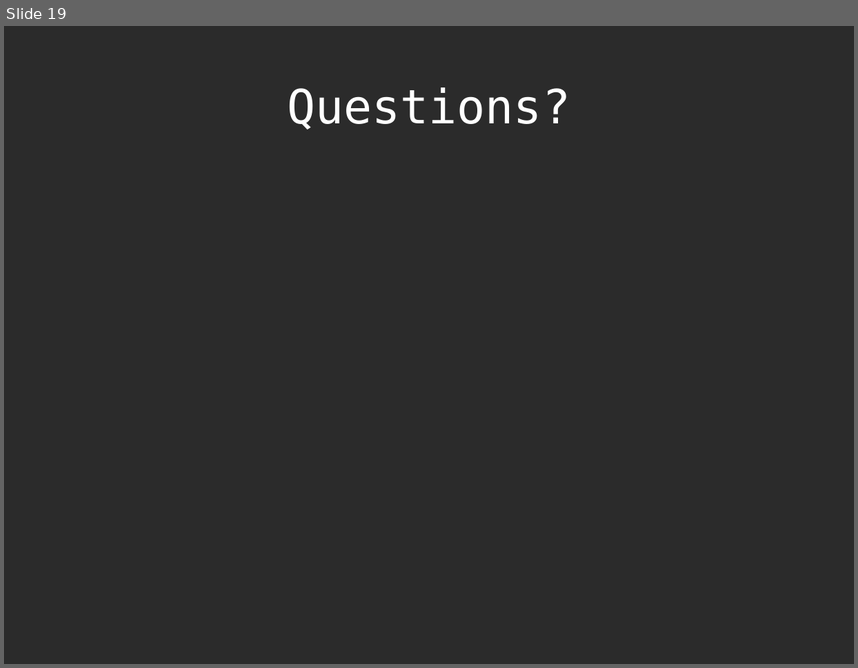
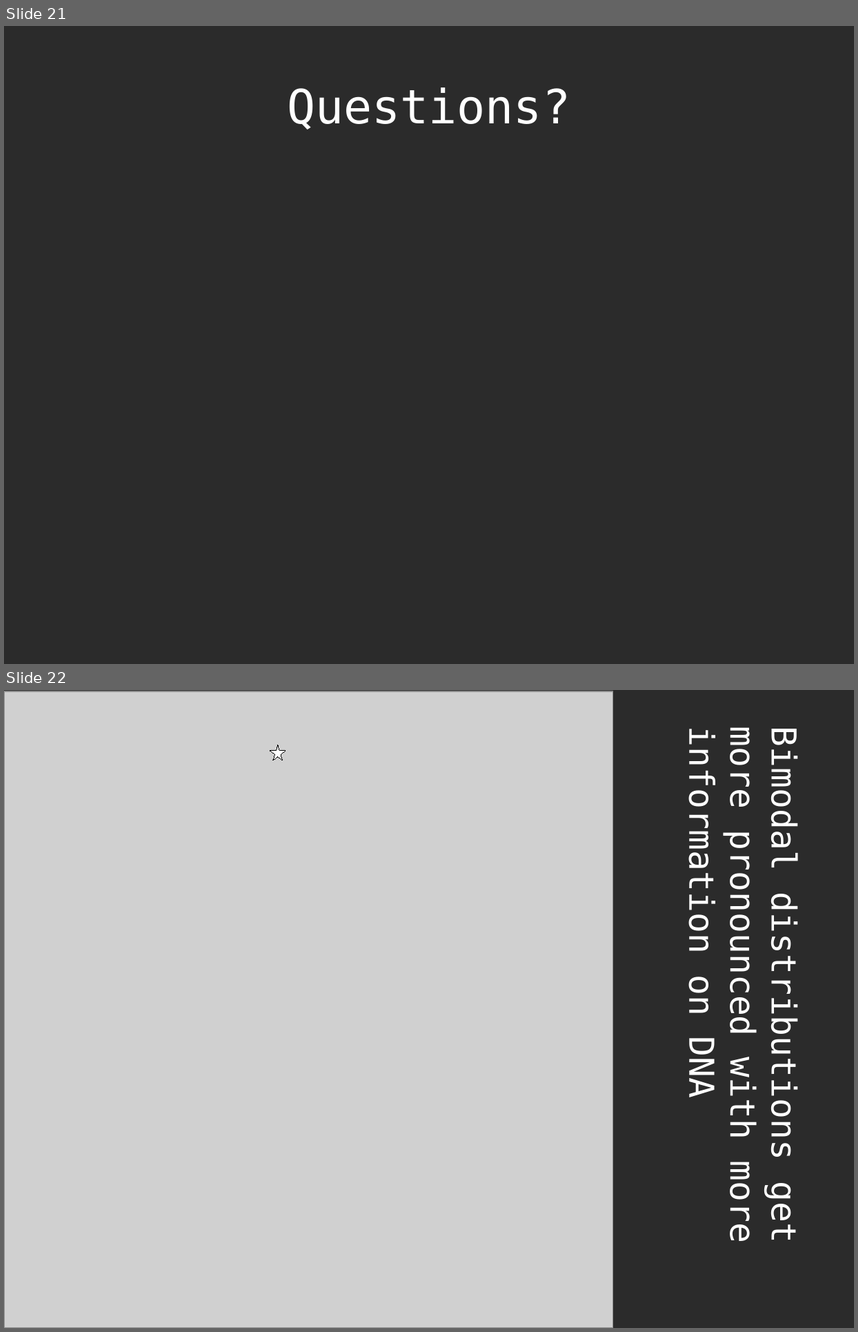
Before and after one commit to richelbilderbeek/Science, a slide deck: Bilderbeek20161214TeceMeeting/20161214TeceMeeting.odp. Shown one above the other, each under a label of ours: slide 19 before the commit, slides 21 and 22 after it. The pictures are 858x668 and 858x1332 pixels, drawn with LibreOffice and Linux fonts; fonts in the diff are those of the drawing; grey boxes stand for pictures; background and template pictures are left out; a plain dark background stands for a picture behind light text. Boxes give left, top, right and bottom in pixels: in the first picture for what was removed or moved away, otherwise in the second. Text is boxed around its words. In the diff, an @@ line names an element or a change of style, - is before the commit and + after.

```diff
--- a/Bilderbeek20161214TeceMeeting/20161214TeceMeeting.odp
+++ b/Bilderbeek20161214TeceMeeting/20161214TeceMeeting.odp
@@ slide 22 added at box(4, 690, 854, 1328), background picture (left out) @@
@@ picture added at box(4, 691, 613, 1328) @@
@@ star added at box(270, 745, 286, 760), fill #FFFFFF, outline #000000 0 pt @@
@@ text added at box(682, 735, 804, 1241), 32 pt, text #FFFFFF @@
+Bimodal distributions get more pronounced with more information on DNA
@@ what was slide 19 is now slide 21 @@
```
Also in this commit, not shown: 7 slides changed, 2 other slides added, 1 slide removed, 8 other files.
